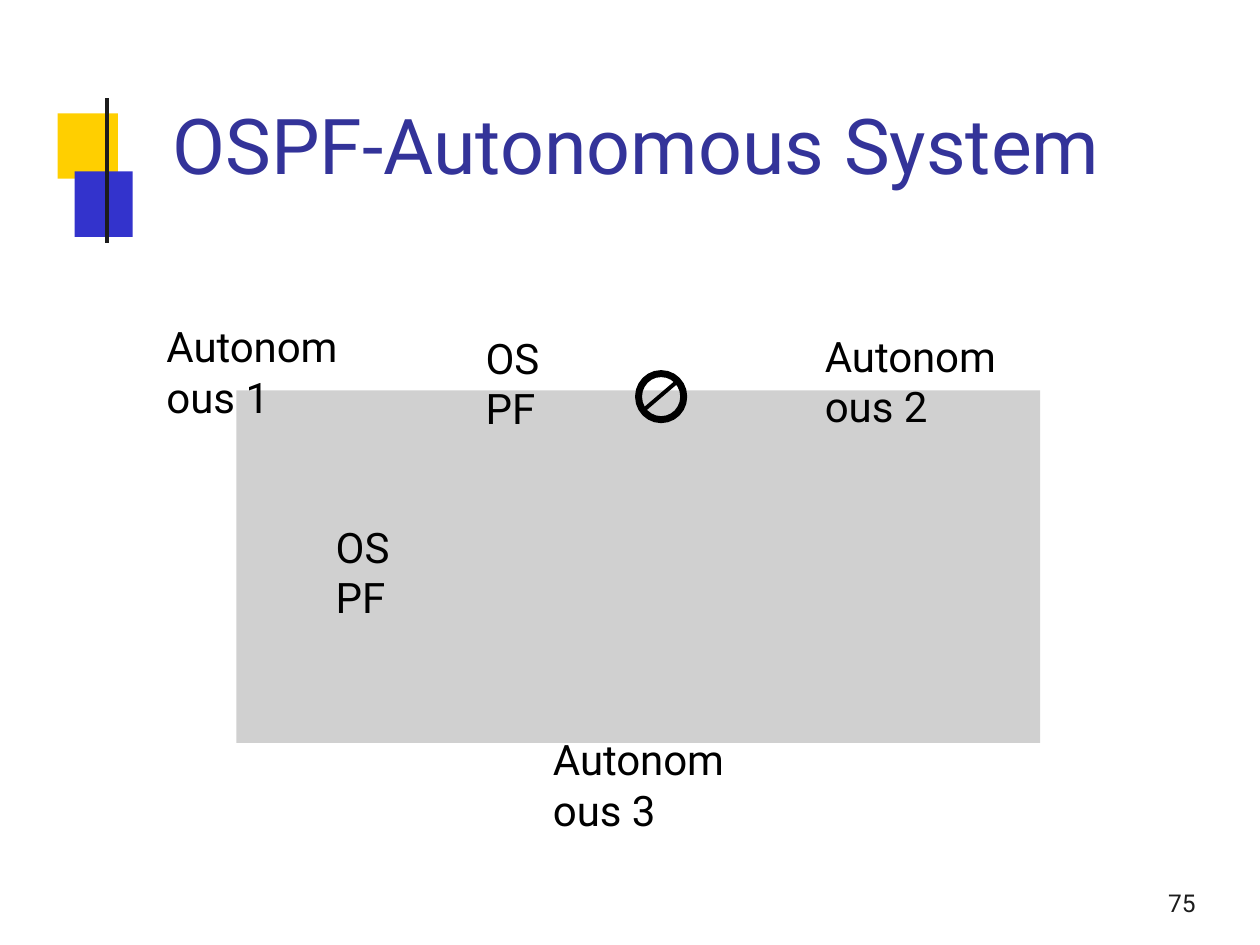
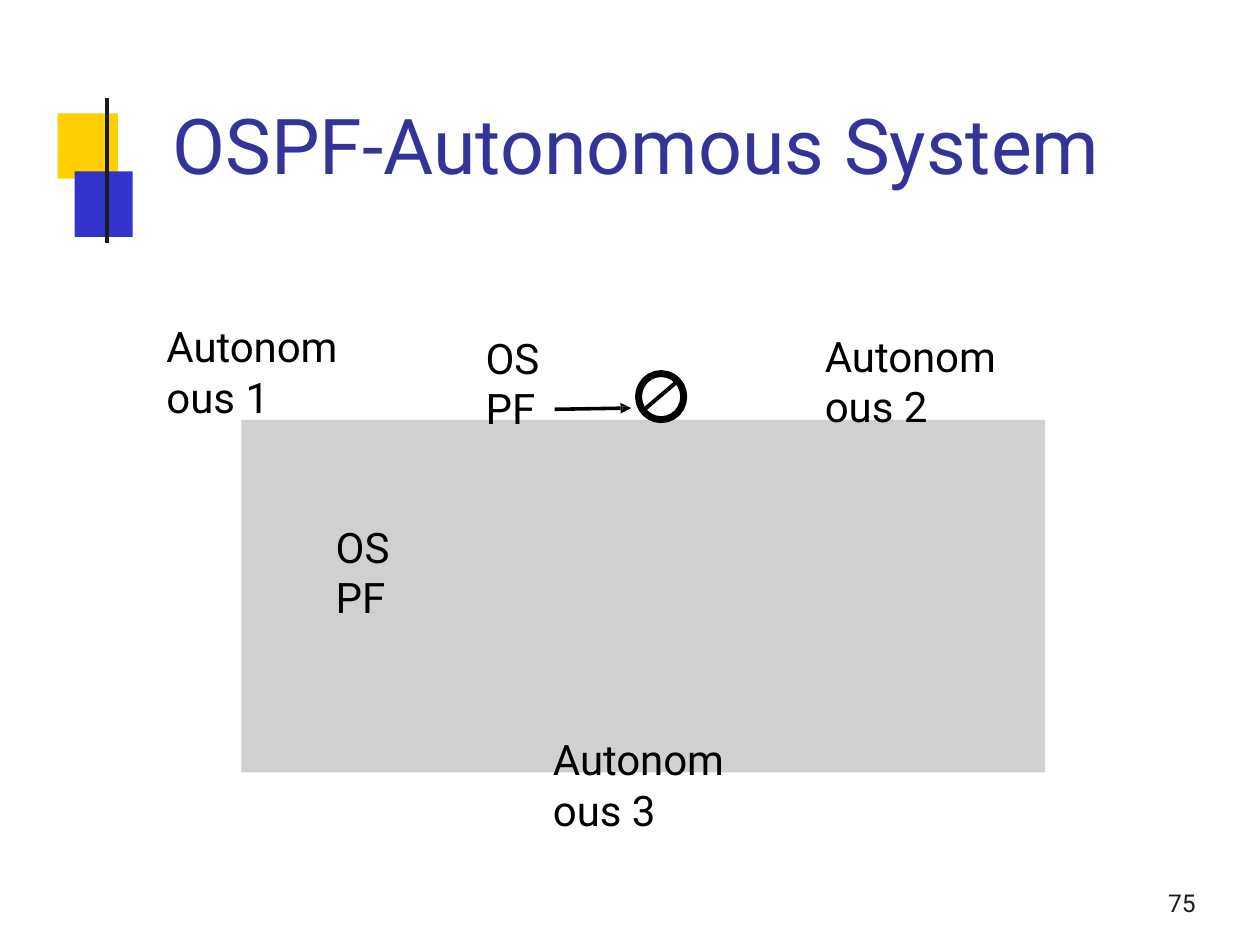
Before and after one commit to Al0nesauurs/etc, a slide deck: slide 75 of networkStudy/2015-09-routing-i.pptx. Drawn at 1260x945 pixels with LibreOffice and Linux fonts; fonts in the diff are those of the drawing; grey boxes stand for pictures; background and template pictures are left out. Boxes give left, top, right and bottom in pixels: in the first picture for what was removed or moved away, otherwise in the second. Text is boxed around its words. In the diff, an @@ line names an element or a change of style, - is before the commit and + after.

```diff
--- a/networkStudy/2015-09-routing-i.pptx
+++ b/networkStudy/2015-09-routing-i.pptx
@@ freeform shape added at bbox=[554, 403, 631, 415], fill #000000 @@
@@ picture: place and size @@
-picture at bbox=[237, 391, 1041, 743]
+picture at bbox=[242, 420, 1046, 772]
```
Also in this commit, not shown: 7 other slides changed, 1 other file.
